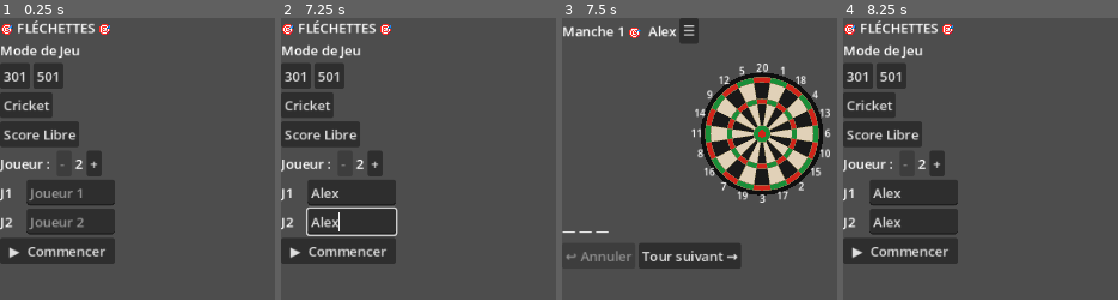
Above: before the commit, frames 1-4 (left to right).
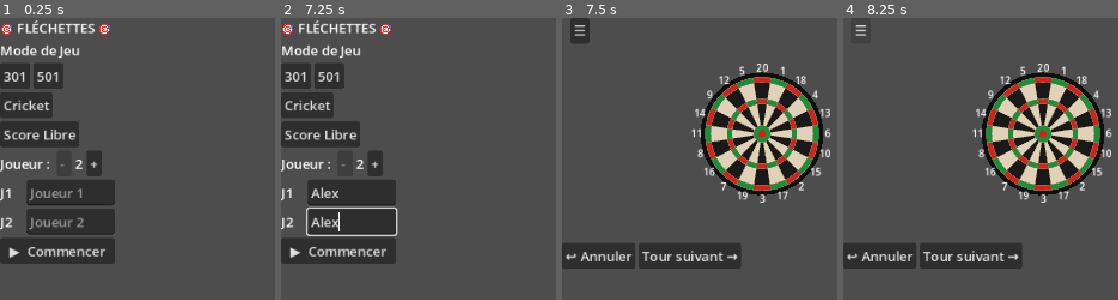
Above: after the commit, the same moments.

Repository: hugewilfried-hub/flechepointe
Game: Godot game, scene res://scenes/MainMenu.tscn
Same seed, same stepped clock (60 frames per second), same inputs: the game is played once before the commit and once after it.
Inputs (mouse positions are in pixels of both pictures, inside the frame that each line leads up to):
- Up to frame 1 (0.25 s): no input
- Up to frame 2 (7.25 s): click (352, 192) at 0.52 s; type "Alex" at 0.6 s; click (352, 221) at 0.75 s; type "Alex" at 0.83 s; click "301" at 1.25 s; click "501" at 2 s; click "Cricket" at 2.75 s; click "Score Libre" at 3.5 s; click "+" at 4.25 s; click (352, 192) at 5.02 s; type "Alex" at 5.1 s; click (352, 221) at 5.25 s; type "Alex" at 5.33 s; click (352, 252) at 5.48 s; type "Alex" at 5.57 s; click "-" at 5.75 s; click (352, 192) at 6.52 s; type "Alex" at 6.6 s; click (352, 221) at 6.75 s; type "Alex" at 6.83 s
- Up to frame 3 (7.5 s): click "▶ Commencer" at 7.25 s
- Up to frame 4 (8.25 s): click "☰" at 8 s

Frames 1-2 are identical in both runs. In frame 3, 2.2% of the frame differs, in the area x 0-50%, y 0-87%; in frame 4, 34%, in the area x 0-98%, y 0-90%.
Error after the commit: Parse Error: Expected statement, found "Indent" instead. (res://scenes/Game.gd:30)

Commit message:
Mise a jour du double score

Diff:
--- a/scenes/Game.gd
+++ b/scenes/Game.gd
@@ -26,7 +26,7 @@
 
 func _ready() -> void:
 	btn_end_free = get_node_or_null("VBoxContainer/throw_panel/HFlowContainer/btn_end_free")
-	if not dartboard.dart_thrown.is_connected(_on_dart_thrown):
+
 		dartboard.dart_thrown.connect(_on_dart_thrown)
 
 	btn_undo.pressed.connect(_on_undo)
